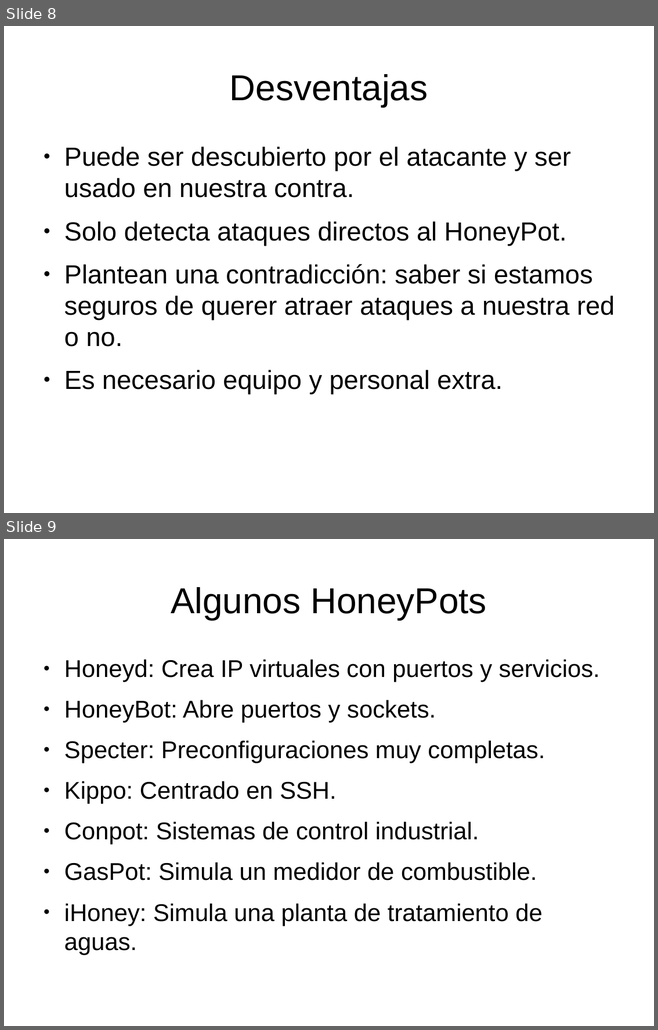
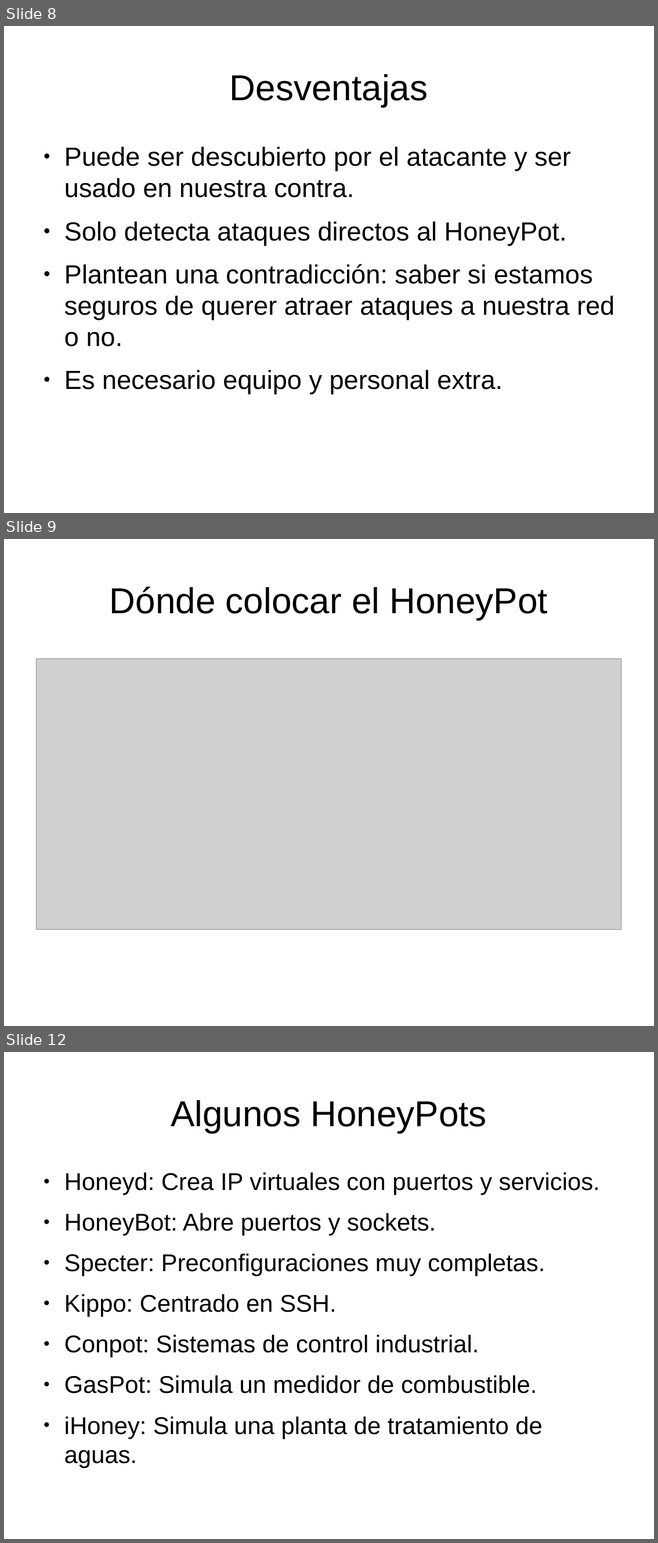
Before and after one commit to davidinfante/Fundamentos-de-Redes, a slide deck: Honeypots/presentacion.odp. Shown one above the other, each under a label of ours: slides 8 and 9 before the commit, slides 8, 9 and 12 after it; the slides between them are not shown. The pictures are 658x1030 and 658x1543 pixels, drawn with LibreOffice and Linux fonts; fonts in the diff are those of the drawing; grey boxes stand for pictures; background and template pictures are left out. Boxes give left, top, right and bottom in pixels: in the first picture for what was removed or moved away, otherwise in the second. Text is boxed around its words. In the diff, an @@ line names an element or a change of style, - is before the commit and + after.

```diff
--- a/Honeypots/presentacion.odp
+++ b/Honeypots/presentacion.odp
@@ slide 9 added at (x1=4, y1=539, x2=654, y2=1026), background #FFFFFF @@
@@ title added at (x1=110, y1=587, x2=547, y2=620), 44 pt, text #000000 @@
+Dónde colocar el HoneyPot
@@ picture added at (x1=36, y1=659, x2=621, y2=930) @@
@@ what was slide 9 is now slide 12 @@
```
Also in this commit, not shown: 2 other slides added.
